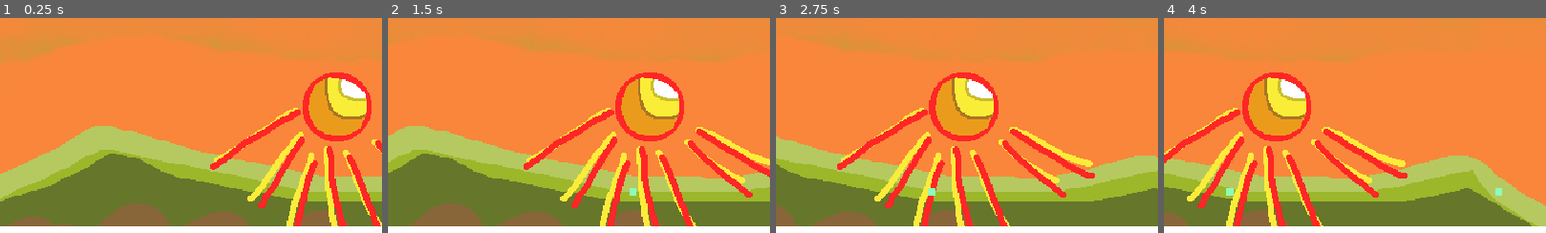
Above: before the commit, frames 1-4 (left to right).
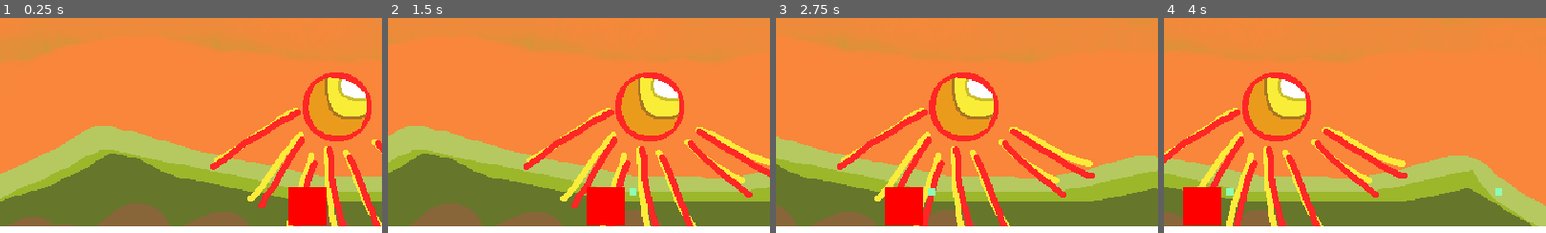
Above: after the commit, the same moments.

Repository: jonjud/layers-of-crystal
Game: Godot game, scene res://scenes/main.tscn
The game is run twice, just before and just after one commit, with the same random seed, the same clock (stepped at 60 frames per second) and the same inputs.
Inputs (mouse positions are % of the whole screen's width and height, from its top left):
- Up to frame 1 (0.25 s): no input
- Up to frame 2 (1.5 s): move the mouse to (72, 45) at 0.52 s; click (72, 45) at 0.67 s; move the mouse to (30, 55) at 1.27 s; click (30, 55) at 1.42 s
- Up to frame 3 (2.75 s): move the mouse to (60, 28) at 2.02 s; click (60, 28) at 2.17 s
- Up to frame 4 (4 s): move the mouse to (45, 70) at 2.77 s; click (45, 70) at 2.92 s; move the mouse to (80, 65) at 3.52 s; click (80, 65) at 3.67 s
The pictures show only the part of the screen within x 14-64%, y 11-61%; the shares and areas given below are measured in that part.

The runs differ from the first frame. In frame 1, 1.8% of the frame differs, in the area x 75-86%, y 78-97%; in frame 2, 1.8%; in frame 3, 1.8%; in frame 4, 1.8%.

Commit message:
Basic Enemy

Diff:
--- a/scenes/bullet.tscn
+++ b/scenes/bullet.tscn
@@ -2,7 +2,10 @@
 
 [ext_resource type="Script" uid="uid://d28edxpvy5j53" path="res://scripts/bullet.gd" id="1_mkf8s"]
 
-[node name="bullet" type="Node2D" unique_id=2072592540]
+[sub_resource type="CircleShape2D" id="CircleShape2D_htemk"]
+radius = 4.0
+
+[node name="bullet" type="Area2D" unique_id=4185051]
 script = ExtResource("1_mkf8s")
 
 [node name="ColorRect" type="ColorRect" parent="." unique_id=1591585900]
@@ -18,3 +21,6 @@
 grow_horizontal = 2
 grow_vertical = 2
 color = Color(0.55277646, 0.98709553, 0.716208, 1)
+
+[node name="CollisionShape2D" type="CollisionShape2D" parent="." unique_id=631819488]
+shape = SubResource("CircleShape2D_htemk")
--- a/scenes/main.tscn
+++ b/scenes/main.tscn
@@ -3,6 +3,7 @@
 [ext_resource type="Script" uid="uid://cywslhkm0wuak" path="res://scripts/main.gd" id="1_0wfyh"]
 [ext_resource type="PackedScene" uid="uid://8flnt04lmmlf" path="res://scenes/player.tscn" id="1_o5qli"]
 [ext_resource type="Texture2D" uid="uid://bs6ff2wf7tgg4" path="res://assets/tiles/bg.png" id="2_sugp2"]
+[ext_resource type="PackedScene" uid="uid://c5x6cop7080io" path="res://scenes/zombie.tscn" id="4_jyhfs"]
 
 [sub_resource type="RectangleShape2D" id="RectangleShape2D_htemk"]
 size = Vector2(640, 145)
@@ -21,7 +22,7 @@
 [node name="StaticBody2D" type="StaticBody2D" parent="." unique_id=694622041]
 position = Vector2(320, 285)
 collision_layer = 2
-collision_mask = 3
+collision_mask = 7
 
 [node name="ColorRect" type="ColorRect" parent="StaticBody2D" unique_id=1611607588]
 anchors_preset = 8
@@ -42,3 +43,7 @@
 
 [node name="player" parent="." unique_id=1168915799 instance=ExtResource("1_o5qli")]
 position = Vector2(50, 170)
+
+[node name="Zombie" parent="." unique_id=704269014 instance=ExtResource("4_jyhfs")]
+position = Vector2(362, 178)
+disable_mode = 1
--- /dev/null
+++ b/scenes/zombie.tscn
@@ -0,0 +1,29 @@
+[gd_scene format=3 uid="uid://c5x6cop7080io"]
+
+[ext_resource type="Script" uid="uid://cscqb6tdxr7t5" path="res://scripts/zombie.gd" id="1_1vlb3"]
+
+[sub_resource type="RectangleShape2D" id="RectangleShape2D_htemk"]
+size = Vector2(32, 32)
+
+[node name="Zombie" type="CharacterBody2D" unique_id=704269014]
+collision_layer = 4
+collision_mask = 7
+script = ExtResource("1_1vlb3")
+
+[node name="CollisionShape2D" type="CollisionShape2D" parent="." unique_id=1958518629]
+shape = SubResource("RectangleShape2D_htemk")
+
+[node name="ColorRect" type="ColorRect" parent="." unique_id=1736947445]
+anchors_preset = 8
+anchor_left = 0.5
+anchor_top = 0.5
+anchor_right = 0.5
+anchor_bottom = 0.5
+offset_left = -16.0
+offset_top = -16.0
+offset_right = 16.0
+offset_bottom = 16.0
+grow_horizontal = 2
+grow_vertical = 2
+mouse_filter = 2
+color = Color(1, 0, 0, 1)
--- a/scripts/player.gd
+++ b/scripts/player.gd
@@ -13,6 +13,7 @@
 }
 
 func _ready() -> void:
+	add_to_group("player")
 	for i in stats:
 		print(i ,stats[i])
 
--- /dev/null
+++ b/scripts/zombie.gd
@@ -0,0 +1,14 @@
+extends CharacterBody2D
+
+var speed : float = 60.0
+var wiz : Node2D
+
+func _ready() -> void:
+	add_to_group("zombie")
+	wiz = get_tree().get_first_node_in_group("player")
+
+func _physics_process(delta: float) -> void:
+	velocity.y += ProjectSettings.get_setting("physics/2d/default_gravity")
+	var dir : Vector2 = (wiz.global_position - global_position).normalized()
+	velocity.x = dir.x * speed
+	move_and_slide()
--- /dev/null
+++ b/systems/zombie_data.gd
@@ -0,0 +1 @@
+extends RefCounted
Not shown, added: scripts/zombie.gd.uid
Not shown, added: systems/zombie_data.gd.uid
